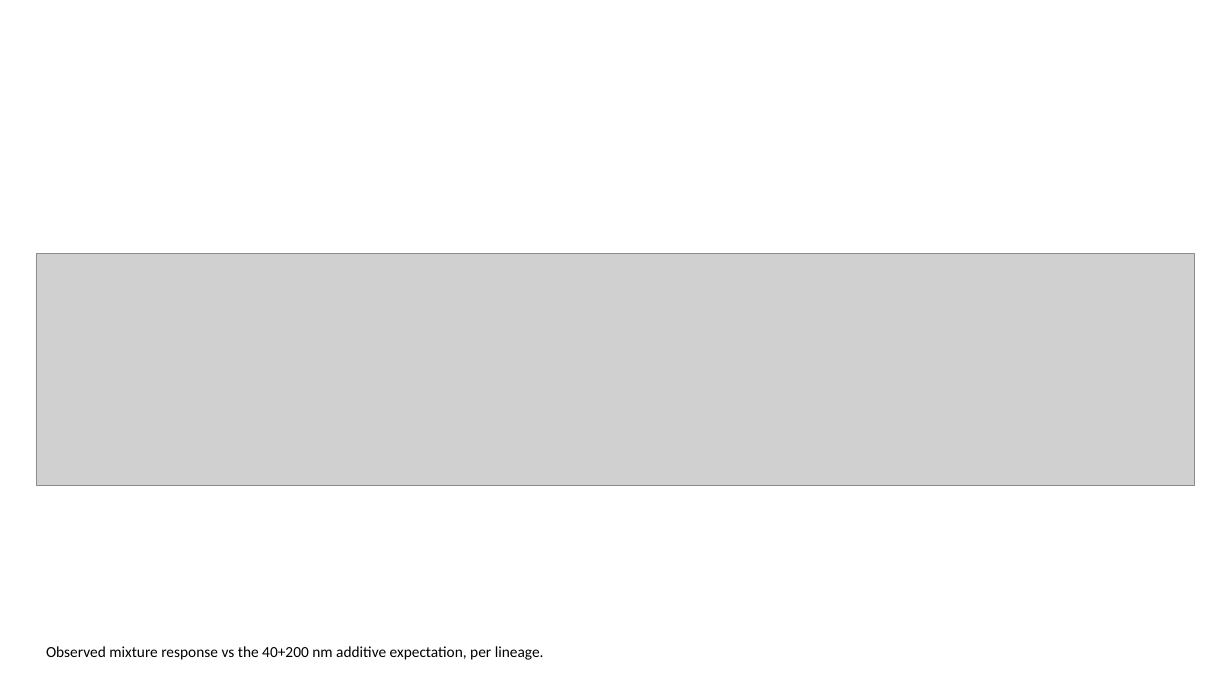
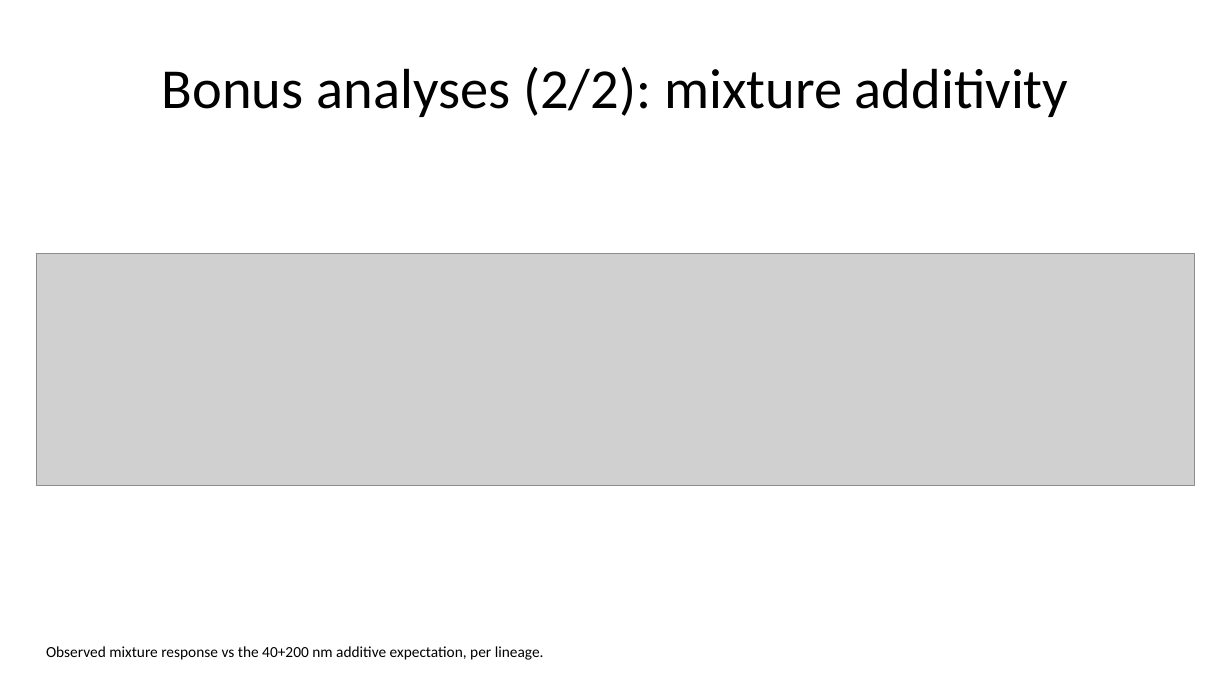
Before and after one commit to MegatronJeremy/ANOA-ANO, a slide deck: slide 12 of results/slides/GI_nanoplastic.pptx. Drawn at 1232x693 pixels with LibreOffice and Linux fonts; fonts in the diff are those of the drawing; grey boxes stand for pictures. Boxes give left, top, right and bottom in pixels: in the first picture for what was removed or moved away, otherwise in the second. Text is boxed around its words. In the diff, an @@ line names an element or a change of style, - is before the commit and + after.

```diff
--- a/results/slides/GI_nanoplastic.pptx
+++ b/results/slides/GI_nanoplastic.pptx
@@ title added at <box>162,67,1069,117</box>, 44 pt, text #000000 @@
+Bonus analyses (2/2): mixture additivity
```
Also in this commit, not shown: 7 other slides changed, 5 slides added, 5 slides removed, 1 other file.
